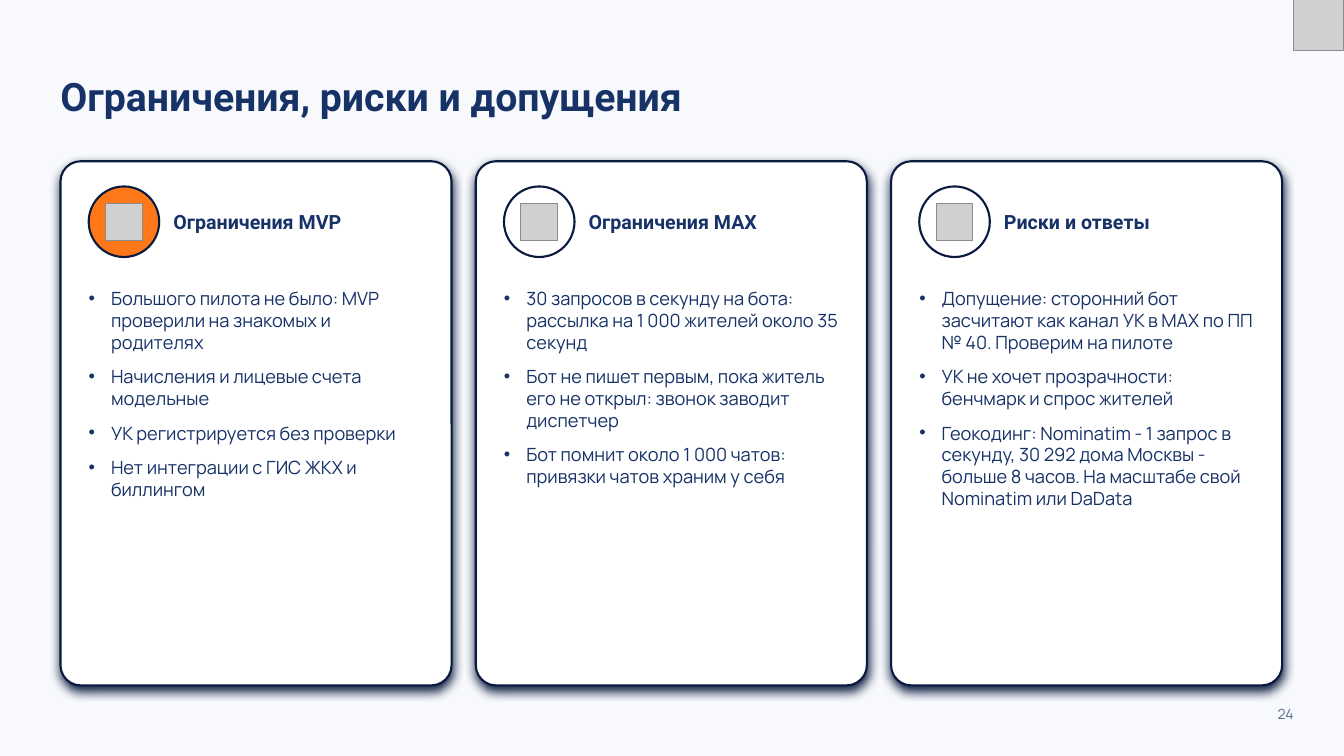
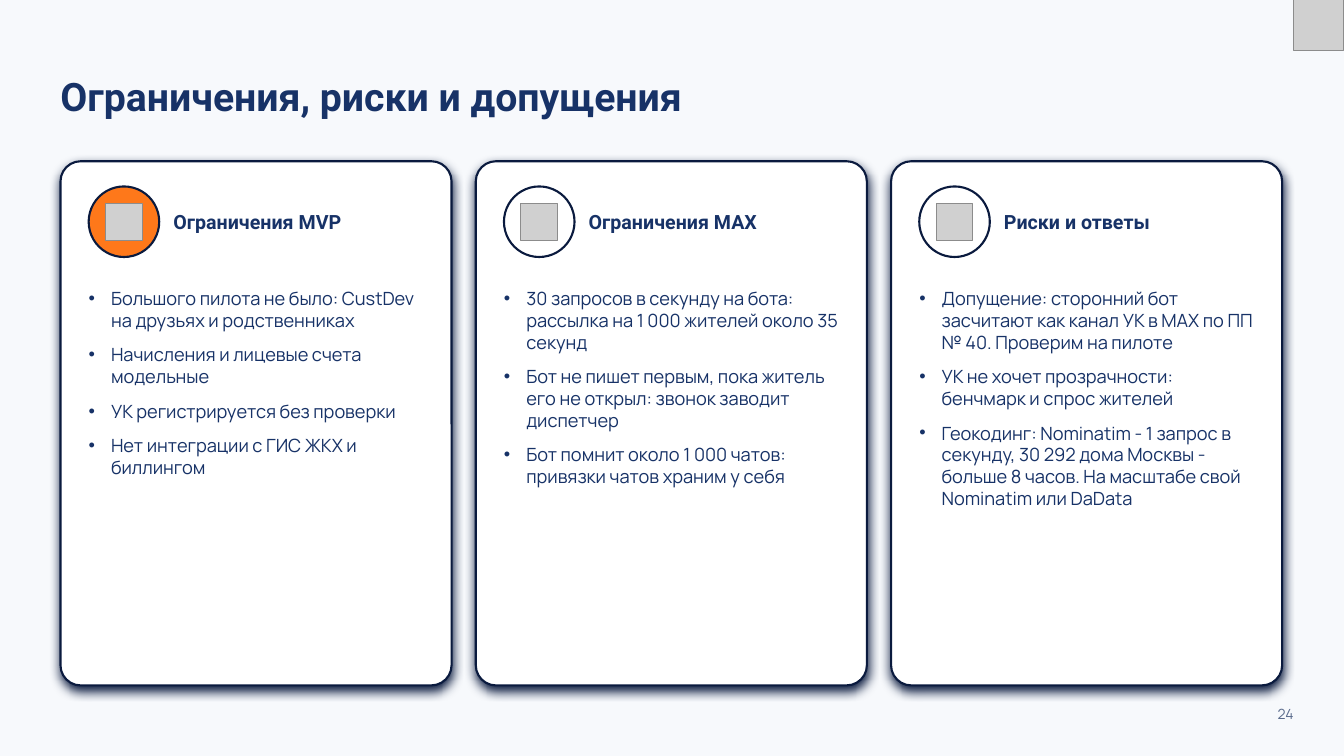
Before and after one commit to K1rL3s/vkmax-mobilization, a slide deck: slide 24 of docs/preza/zheka.pptx. Drawn at 1344x756 pixels with LibreOffice and Linux fonts; fonts in the diff are those of the drawing; grey boxes stand for pictures. Boxes give left, top, right and bottom in pixels: in the first picture for what was removed or moved away, otherwise in the second. Text is boxed around its words. In the diff, an @@ line names an element or a change of style, - is before the commit and + after.

Commit message:
CustDev про Госуслуги

```diff
--- a/docs/preza/zheka.pptx
+++ b/docs/preza/zheka.pptx
@@ text at <box>111,291,414,332</box>: text changed @@
-• Большого пилота не было: MVP проверили на знакомых и родителях
+• Большого пилота не было: CustDev на друзьях и родственниках
```
Also in this commit, not shown: 2 other slides changed, 5 other files.
